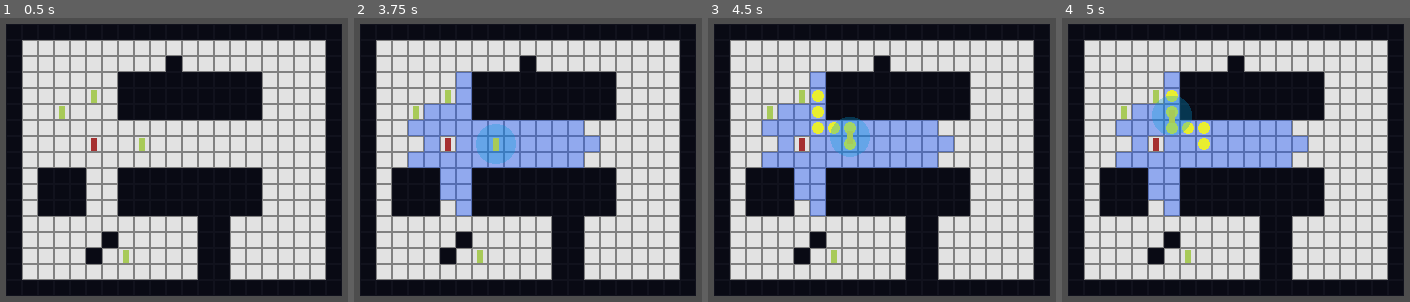
Above: before the commit, frames 1-4 (left to right).
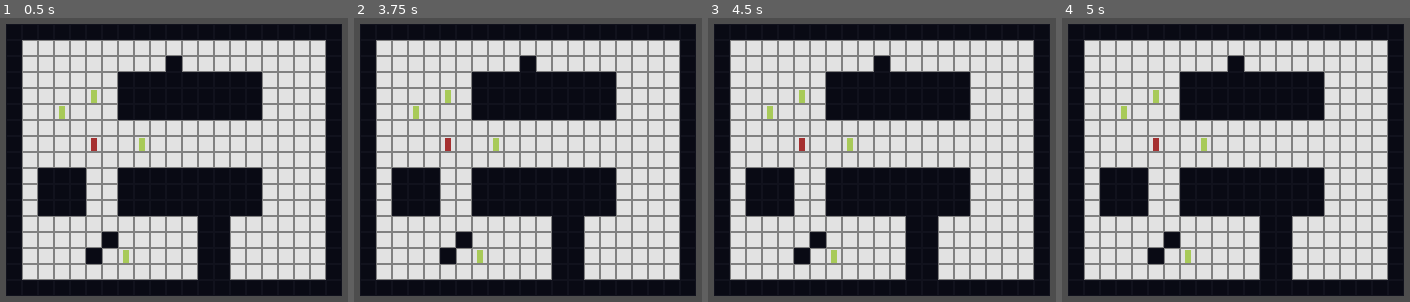
Above: after the commit, the same moments.

Repository: loucks-dev/interstellar-contract-services
Game: Godot game, scene res://scenes/Main.tscn
The game is run twice, just before and just after one commit, with the same random seed, the same clock (stepped at 60 frames per second) and the same inputs.
Inputs (mouse positions are in pixels of both pictures, inside the frame that each line leads up to):
- Up to frame 1 (0.5 s): no input
- Up to frame 2 (3.75 s): tap Enter at 0.5, 2, 3.5 s; move the mouse to (416, 111) at 0.52 s; click (416, 111) at 0.67 s; tap Space at 0.77, 1.25, 1.52, 2.75, 3.02 s; move the mouse to (479, 256) at 1.27 s; click (479, 256) at 1.42 s; move the mouse to (496, 142) at 2.02 s; click (496, 142) at 2.17 s; move the mouse to (447, 94) at 2.77 s; click (447, 94) at 2.92 s; move the mouse to (447, 142) at 3.52 s; click (447, 142) at 3.67 s
- Up to frame 3 (4.5 s): tap Space at 3.77, 4.25 s; move the mouse to (808, 103) at 4.27 s; click (808, 103) at 4.42 s
- Up to frame 4 (5 s): tap Space at 4.52 s

Frame 1 is identical in both runs. In frame 2, 11% of the frame differs, in the area x 15-71%, y 19-70%; in frame 3, 11%; in frame 4, 11%.

Commit message:
Added targeting preview for enemy units, click on enemy units performs an attack, enemy units can die when reaching 0 HP.

Diff:
--- a/scenes/UnitManager.gd
+++ b/scenes/UnitManager.gd
@@ -11,6 +11,10 @@
 	print("Registering unit:", unit.name)
 	units.append(unit)
 	unit.unit_selected.connect(_on_unit_selected)
+	unit.unit_died.connect(_on_unit_died)
+
+func _on_unit_died(unit):
+	units.erase(unit)
 
 func _on_unit_selected(unit) -> void:
 
@@ -21,7 +25,6 @@
 		print("error: not player turn phase")
 		return
 	if unit.unit_faction != unit.faction.PLAYER:
-		print ("error: unit not in player faction")
 		return
 	if active_unit == unit:
 		print ("error: already selected")
--- a/scenes/unit.gd
+++ b/scenes/unit.gd
@@ -20,8 +20,8 @@
 var is_moving := false
 
 func _ready():
+	var unit_manager = get_tree().get_first_node_in_group("unit_manager")
 	$Sprite2D.texture = unit_sprite
-	var unit_manager = get_tree().get_first_node_in_group("unit_manager")
 	if unit_manager:
 		unit_manager.register_unit(self)
 
@@ -70,6 +70,13 @@
 	action_points = max(action_points, 0)
 	print("Movement taken, new AP:", action_points)
 
+func execute_attack(attacker: Unit, target: Unit):
+	var unit_manager = get_tree().get_first_node_in_group("unit_manager")
+	print(attacker.name, "attacks", target.name)
+	attacker.action_points -= 1
+	target.take_damage(3)
+	unit_manager.deselect_active_unit()
+
 func take_damage(amount: int):
 	current_hp -= amount
 	if current_hp <= 0:
@@ -78,4 +85,5 @@
 func die():
 	is_alive = false
 	emit_signal ("unit_died", self)
+	print("Unit died.")
 	queue_free()
--- a/scripts/map.gd
+++ b/scripts/map.gd
@@ -10,6 +10,8 @@
 var hover_target = null
 var preview_path: Array[Vector2i] = []
 
+var attack_target: Unit = null
+
 func world_to_tile(world_pos: Vector2) -> Vector2i:
 	return tilemap.local_to_map(tilemap.to_local(world_pos))
 
@@ -19,28 +21,28 @@
 
 # DEBUG
 # change for this: if unit_selected = true
-func _input(event):
-	if event is InputEventMouseButton and event.pressed and event.button_index == MOUSE_BUTTON_LEFT:
-		var world_pos = get_global_mouse_position()
-		var tile = world_to_tile(world_pos)
-
-		# first click = start
-		if debug_start_tile == Vector2i(-1, -1):
-			debug_start_tile = tile
-			print("Start tile set:", tile)
-			debug_path.clear()
-
-		# second click = end + pathfind
-		else:
-			debug_end_tile = tile
-			debug_path = find_path(debug_start_tile, debug_end_tile, unit_manager.active_unit)
-			print("End tile set:", tile)
-			print("Path:", debug_path)
-
-			# reset for next test
-			debug_start_tile = Vector2i(-1, -1)
-
-		queue_redraw()
+# func _input(event):
+	#if event is InputEventMouseButton and event.pressed and event.button_index == MOUSE_BUTTON_LEFT:
+		#var world_pos = get_global_mouse_position()
+		#var tile = world_to_tile(world_pos)
+#
+		## first click = start
+		#if debug_start_tile == Vector2i(-1, -1):
+			#debug_start_tile = tile
+			#print("Start tile set:", tile)
+			#debug_path.clear()
+#
+		## second click = end + pathfind
+		#else:
+			#debug_end_tile = tile
+			#debug_path = find_path(debug_start_tile, debug_end_tile, unit_manager.active_unit)
+			#print("End tile set:", tile)
+			#print("Path:", debug_path)
+#
+			## reset for next test
+			#debug_start_tile = Vector2i(-1, -1)
+#
+		#queue_redraw()
 
 func is_tile_walkable(tile_pos: Vector2i) -> bool:
 	var tile_data = tilemap.get_cell_tile_data(tile_pos)
@@ -105,6 +107,8 @@
 var reachable_tiles: Array[Vector2i] = []
 
 func _draw():
+
+	# REACHABLE PREVIEW
 	for tile in reachable_tiles:
 		var center := tile_to_world(tile)
 		draw_rect(
@@ -112,9 +116,19 @@
 			Color(0.086, 0.322, 1.0, 0.396)
 		)
 
+	# PATH PREVIEW
 	for tile in preview_path:
 		var center := tile_to_world(tile)
 		draw_circle(center, 6, Color(1, 1, 0, 0.8))
+
+	# ATTACK PREVIEW
+	if attack_target:
+		draw_circle(
+			attack_target.global_position,
+			18,
+			Color(1.0, 0.2, 0.2, 0.85)
+		)
+
 
 func _on_active_unit_changed(unit):
 	if unit == null:
@@ -137,14 +151,22 @@
 
 	hover_tile = tile
 	hover_target = unit_manager.get_unit_at_tile(tile)
-
-	# Only preview paths inside reachable area
-	if tile in reachable_tiles and hover_target == null:
+	attack_target = null
+	preview_path.clear()
+
+	# ATTACK PREVIEW
+	if hover_target != null \
+	and hover_target.unit_faction != unit.unit_faction \
+	and is_target_in_attack_range(unit, hover_target):
+		print("Target found successfully")
+		attack_target = hover_target
+
+	# MOVEMENT PREVIEW
+	elif tile in reachable_tiles:
 		var unit_tile = world_to_tile(unit.global_position)
 		preview_path = find_path(unit_tile, tile, unit)
-	else:
-		preview_path.clear()
-
+
+	# DEBUG print("Hover: ", hover_target, "Attack target: ", attack_target)
 	queue_redraw()
 
 func _unhandled_input(event):
@@ -152,10 +174,24 @@
 	and event.button_index == MOUSE_BUTTON_LEFT \
 	and event.pressed:
 
+		var unit = unit_manager.active_unit
+		if unit == null or unit.action_points <= 0:
+			return
+
+		# ATTACK
+		if attack_target:
+			unit.execute_attack(unit, attack_target)
+			clear_action_state()
+			return
+
+		# MOVE
 		if preview_path.is_empty():
 			return
 
-		var unit = unit_manager.active_unit
+		await unit.move_along_path(preview_path)
+		unit.spend_movement(1)
+		clear_action_state()
+
 		if unit == null:
 			return
 
@@ -174,9 +210,7 @@
 		unit_manager.active_unit = null
 
 		# Clear visuals
-		preview_path.clear()
-		reachable_tiles.clear()
-		queue_redraw()
+		clear_action_state()
 
 func apply_unit_obstacles(except_unit: Unit = null):
 	for unit in unit_manager.units:
@@ -190,3 +224,12 @@
 func clear_unit_obstacles():
 	for unit in unit_manager.units:
 		astar.set_point_solid(unit.tile_pos, false)
+
+func clear_action_state():
+	preview_path.clear()
+	reachable_tiles.clear()
+	attack_target = null
+	queue_redraw()
+
+func is_target_in_attack_range(attacker: Unit, target: Unit) -> bool:
+	return attacker.tile_pos.distance_to(target.tile_pos) <= 5
